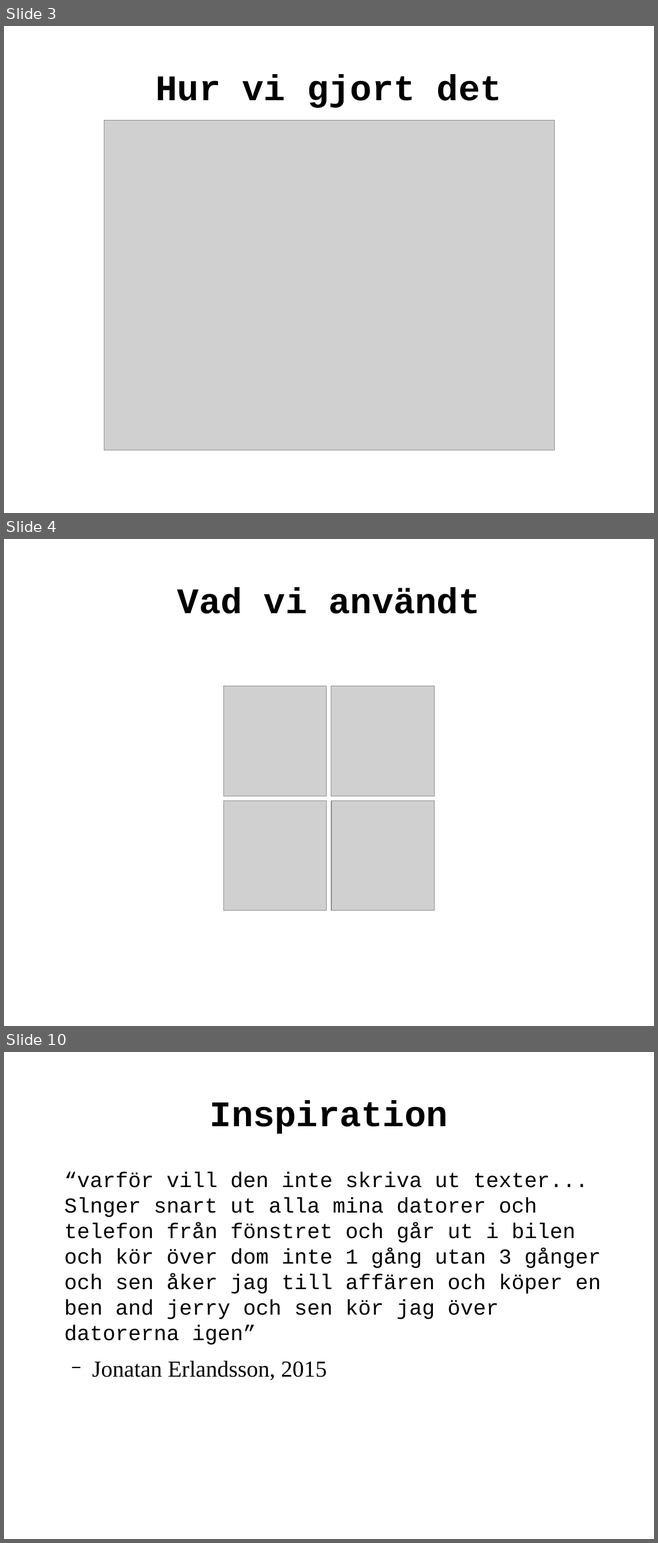
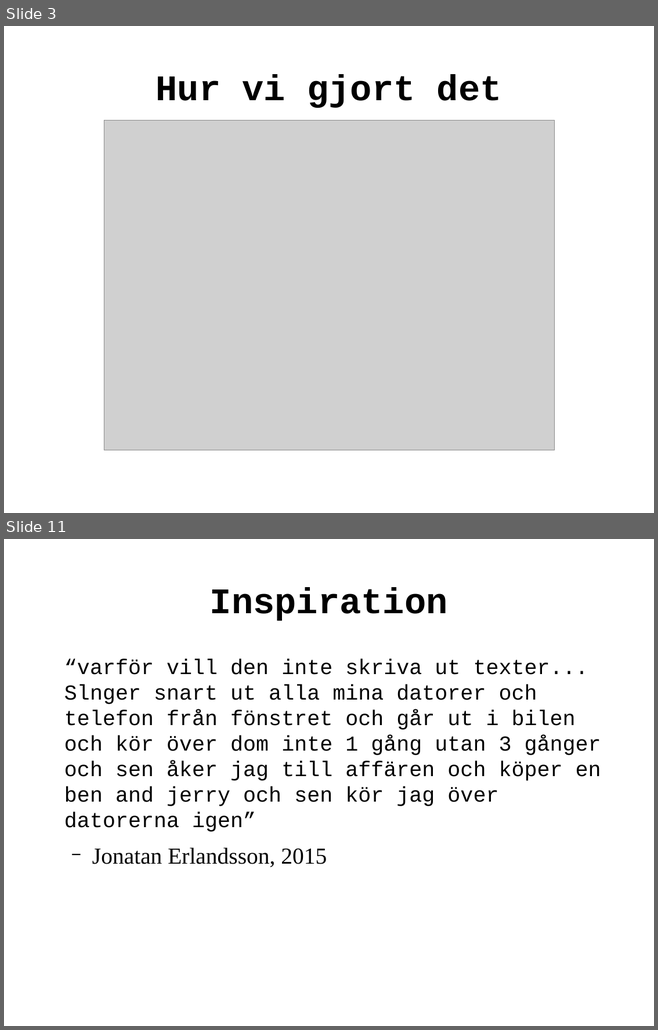
Before and after one commit to erlaan/git2web, a slide deck: log/presentation.odp. Shown one above the other, each under a label of ours: slides 3, 4 and 10 before the commit, slides 3 and 11 after it; the slides between them are not shown. The pictures are 658x1543 and 658x1030 pixels, drawn with LibreOffice and Linux fonts; fonts in the diff are those of the drawing; grey boxes stand for pictures. Boxes give left, top, right and bottom in pixels: in the first picture for what was removed or moved away, otherwise in the second. Text is boxed around its words. In the diff, an @@ line names an element or a change of style, - is before the commit and + after.

```diff
--- a/log/presentation.odp
+++ b/log/presentation.odp
@@ slide 4 removed at <box>4,539,654,1026</box>, background #FFFFFF @@
@@ title removed at <box>177,588,480,614</box> @@
-Vad vi användt
@@ picture removed at <box>223,686,326,796</box> @@
@@ picture removed at <box>331,686,434,796</box> @@
@@ picture removed at <box>223,801,326,911</box> @@
@@ picture removed at <box>331,801,434,911</box> @@
@@ what was slide 10 is now slide 11 @@
```
Also in this commit, not shown: 5 slides changed, 3 slides added, 1 other slide removed, 4 other files.
